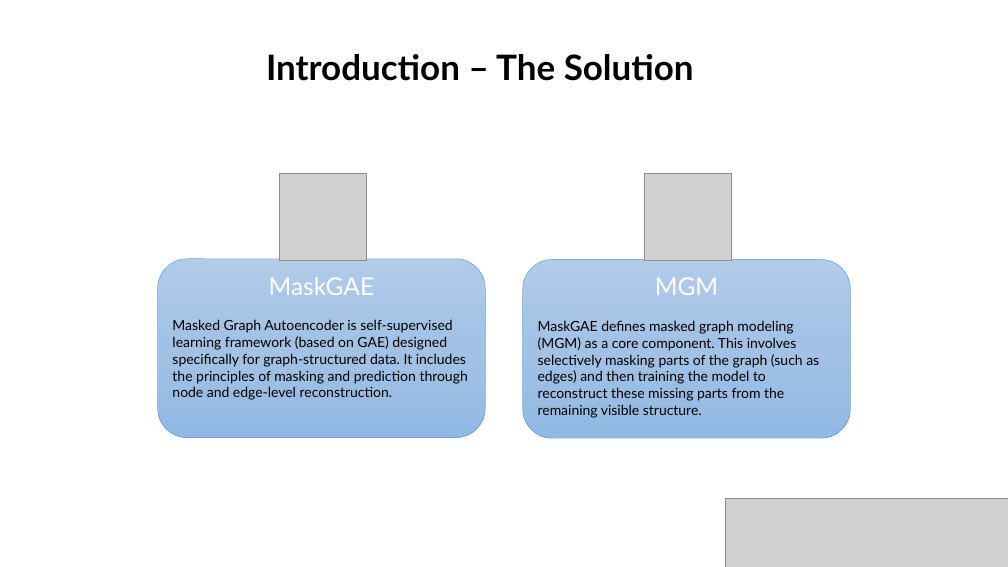
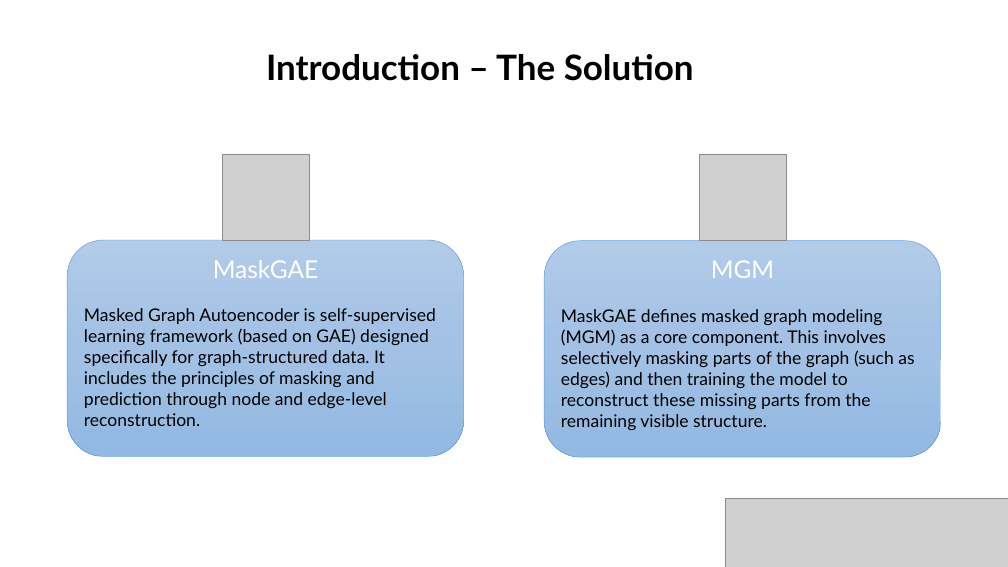
Before and after one commit to gilseg10/BraudeProject, a slide deck: slide 3 of Graph reconstruction with MaskGAE_.pptx. Drawn at 1008x567 pixels with LibreOffice and Linux fonts; fonts in the diff are those of the drawing; grey boxes stand for pictures; background and template pictures are left out. Boxes give left, top, right and bottom in pixels: in the first picture for what was removed or moved away, otherwise in the second. Text is boxed around its words. In the diff, an @@ line names an element or a change of style, - is before the commit and + after.

```diff
--- a/Graph reconstruction with MaskGAE_.pptx
+++ b/Graph reconstruction with MaskGAE_.pptx
@@ picture: place and size @@
-picture at [280,173,367,260]
+picture at [222,154,309,241]
@@ picture: place and size @@
-picture at [644,173,731,260]
+picture at [699,154,786,241]
@@ rounded rectangle "MaskGAE": place and size @@
-rounded rectangle "MaskGAE" at [158,259,485,438]
+rounded rectangle "MaskGAE" at [67,240,464,456]
@@ rounded rectangle "MGM": place and size @@
-rounded rectangle "MGM" at [523,260,850,438]
+rounded rectangle "MGM" at [544,241,941,457]
@@ text in rounded rectangle at [84,308,436,426]: size 16 to 20 pt @@
@@ text in rounded rectangle at [561,309,914,430]: size 16 to 20 pt @@
```
Also in this commit, not shown: 13 other slides changed, 1 slide added, 1 other file.
